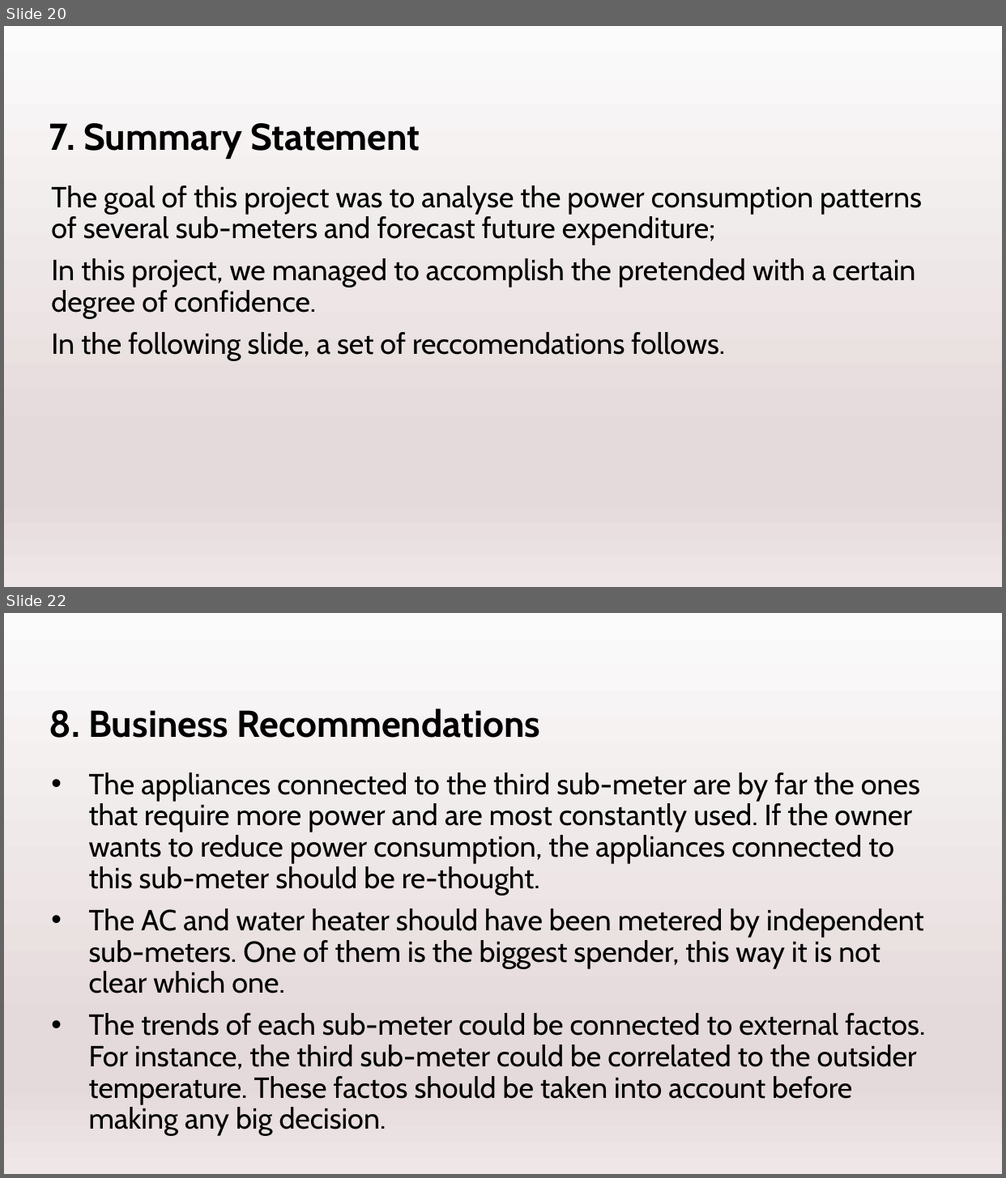
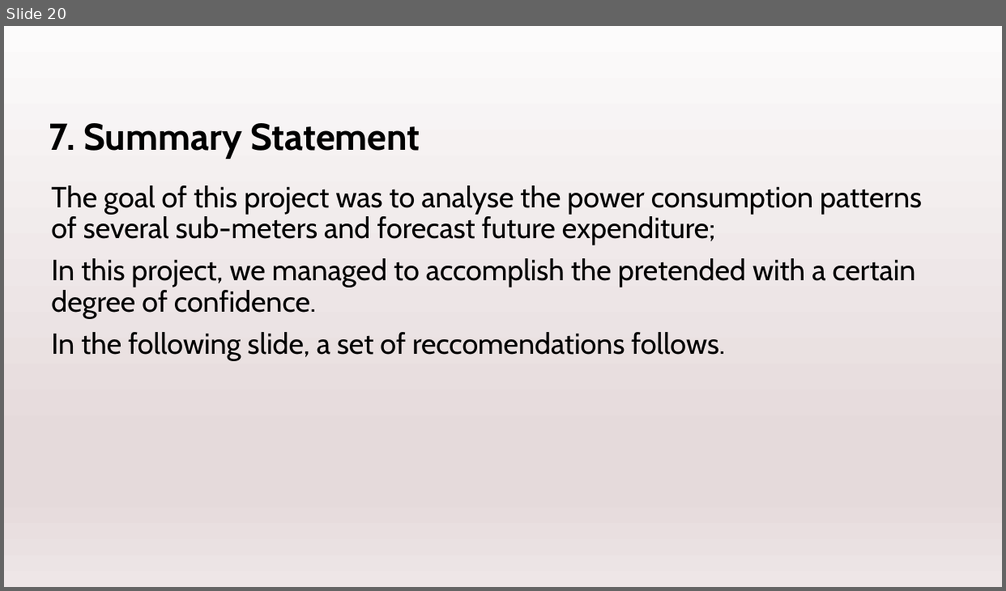
Before and after one commit to TomeBorges/IoT_Deep_Analytics_Visualization, a slide deck: Task2/Task2_ppt.pptx. Shown one above the other, each under a label of ours: slides 20 and 22 before the commit, slide 20 after it; the slides between them are not shown. The pictures are 1006x1178 and 1006x591 pixels, drawn with LibreOffice and Linux fonts; fonts in the diff are those of the drawing. Boxes give left, top, right and bottom in pixels: in the first picture for what was removed or moved away, otherwise in the second. Text is boxed around its words. In the diff, an @@ line names an element or a change of style, - is before the commit and + after.

```diff
--- a/Task2/Task2_ppt.pptx
+++ b/Task2/Task2_ppt.pptx
@@ slide 22 removed at [4, 613, 1002, 1174], background gradient #FCFBFB to #E5DADB to #EEE6E7 @@
@@ title removed at [49, 709, 541, 738] @@
-8. Business Recommendations
@@ text removed at [89, 773, 925, 1136] @@
-• The appliances connected to the third sub-meter are by far the ones that require more power and are most constantly used. If the owner wants to reduce power consumption, the appliances connected to this sub-meter should be re-thought.
-• The AC and water heater should have been metered by independent sub-meters. One of them is the biggest spender, this way it is not clear which one.
-• The trends of each sub-meter could be connected to external factos. For instance, the third sub-meter could be correlated to the outsider temperature. These factos should be taken into account before making any big decision.
```
Also in this commit, not shown: 1 slide changed, 1 slide added, 1 other slide removed.
